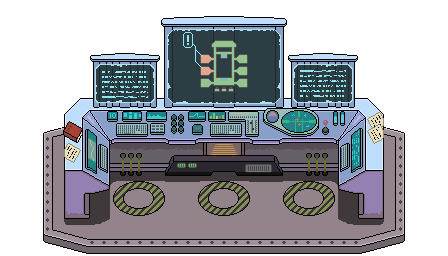
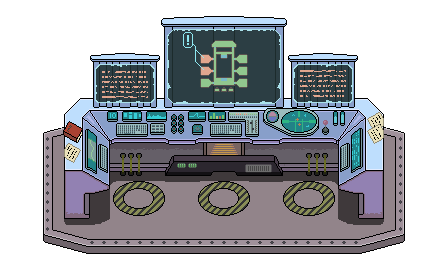
The second 448px x 256px image is a revision of the first. Changes to its layers:
painted on "ship_impacted" over [102, 57, 346, 98]
